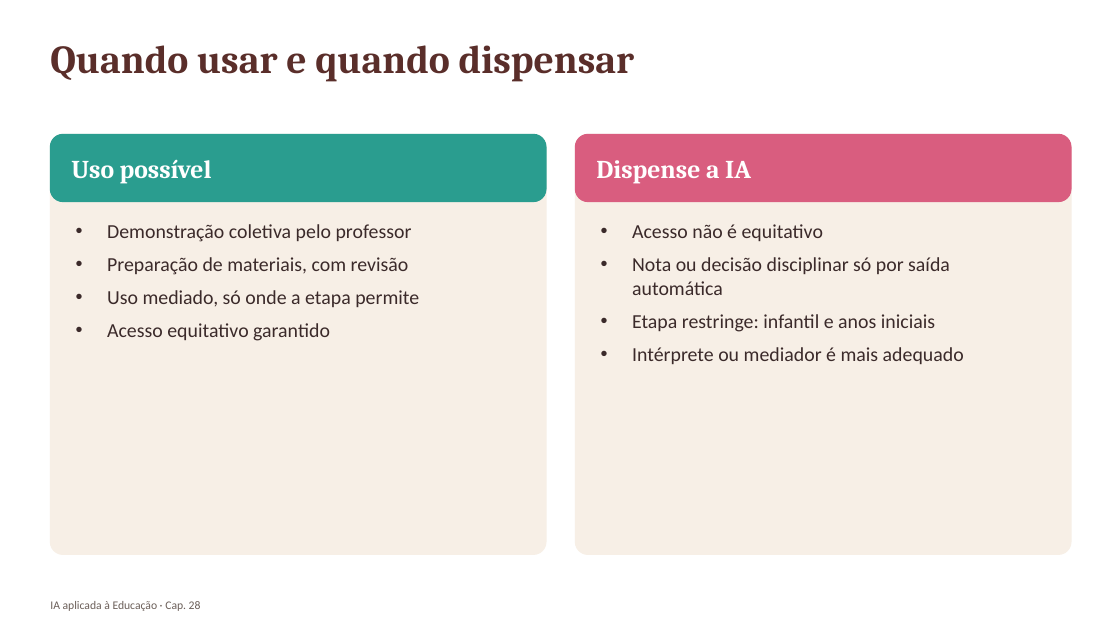
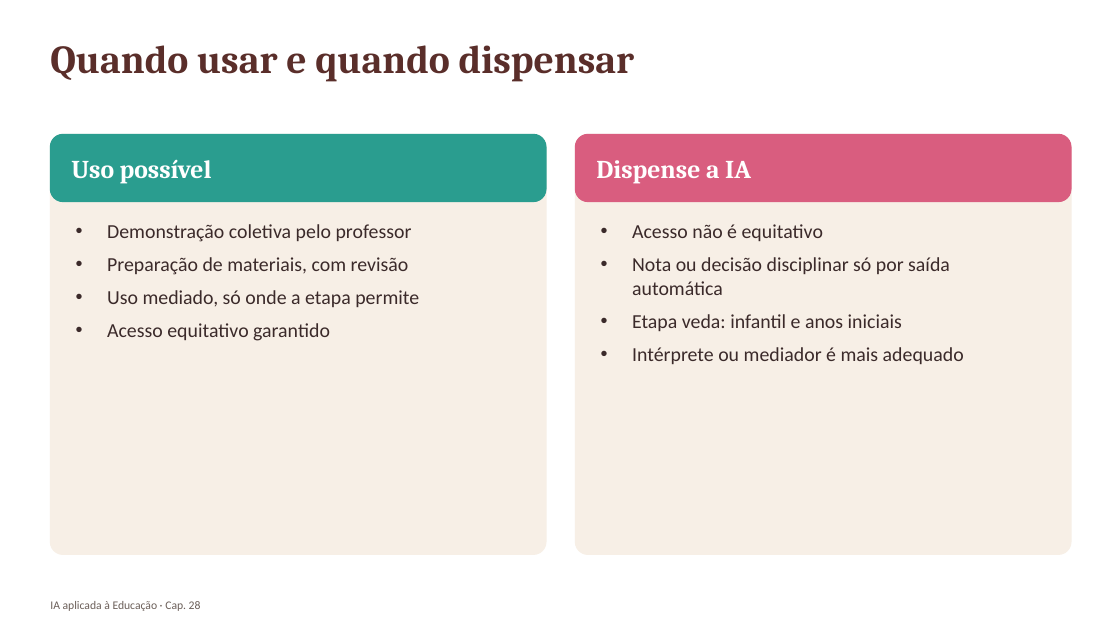
Before and after one commit to arakenmedeiros/claude, a slide deck: slide 22 of livro_ia_educacao/saida/pptx/Cap28_slides.pptx. Drawn at 1120x630 pixels with LibreOffice and Linux fonts; fonts in the diff are those of the drawing. Boxes give left, top, right and bottom in pixels: in the first picture for what was removed or moved away, otherwise in the second. Text is boxed around its words. In the diff, an @@ line names an element or a change of style, - is before the commit and + after.

```diff
--- a/livro_ia_educacao/saida/pptx/Cap28_slides.pptx
+++ b/livro_ia_educacao/saida/pptx/Cap28_slides.pptx
@@ text at (x1=632, y1=314, x2=902, y2=331): text changed @@
-• Etapa restringe: infantil e anos iniciais
+• Etapa veda: infantil e anos iniciais
```
Also in this commit, not shown: 3 other slides changed, 9 other files.
